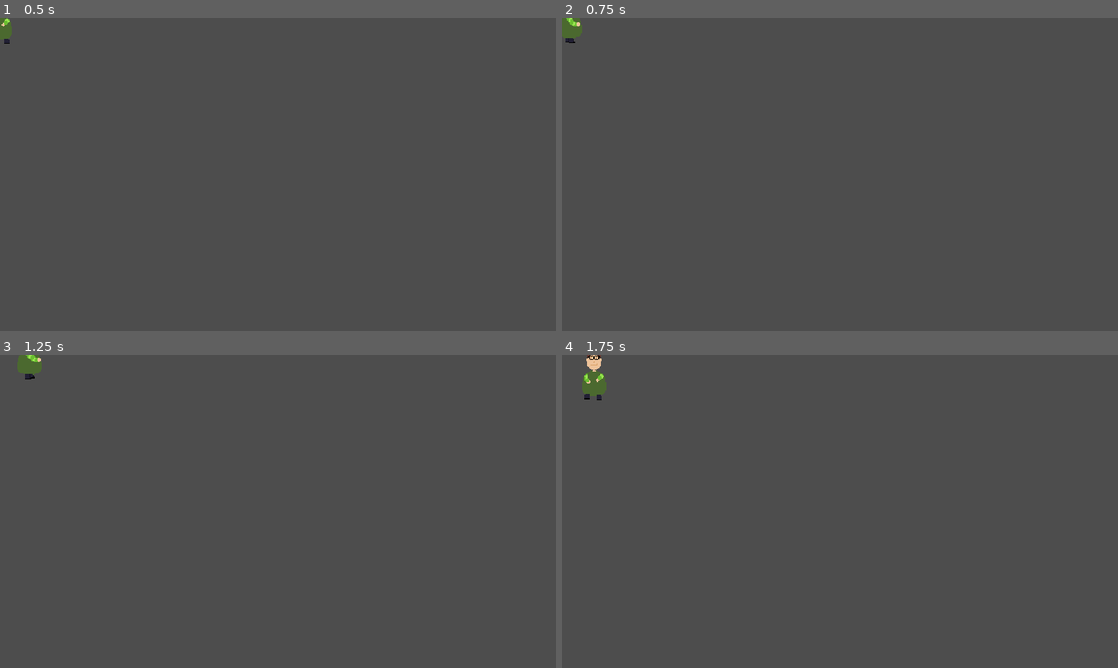
Above: before the commit, frames 1-4 (two rows, left to right).
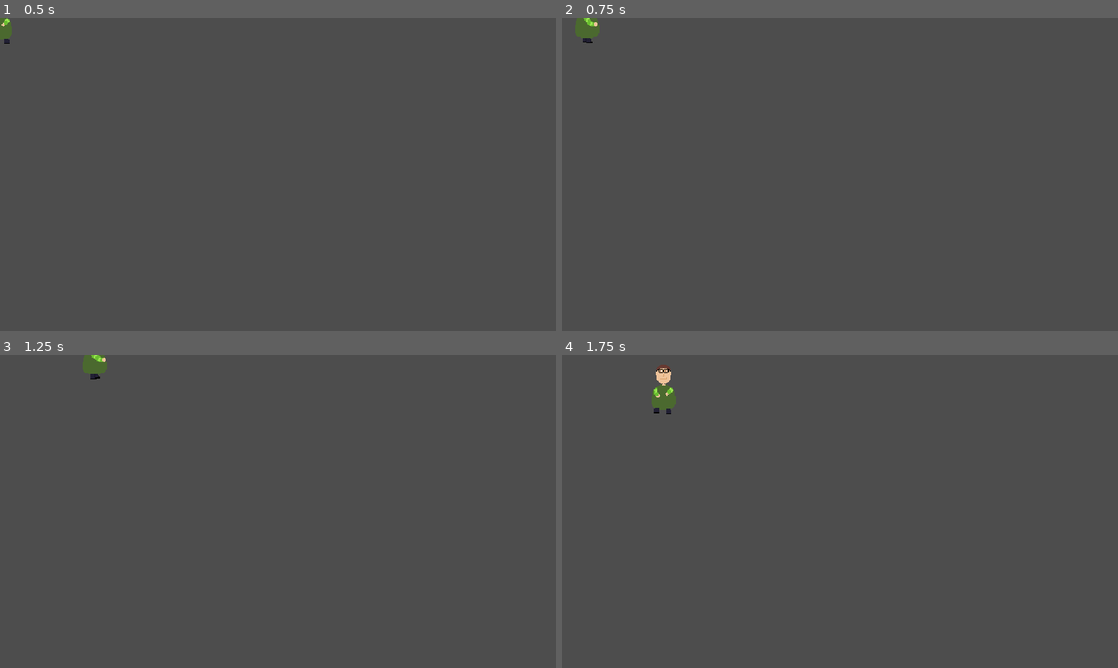
Above: after the commit, the same moments.

Repository: SirJulss/max-the-game
Game: Godot game, scene res://Scenes/Levels/Player/Player.tscn
Two runs of this game, one before a commit and one after it. Both use one fixed random seed, a clock stepped at 60 frames per second and the inputs below.
Inputs:
- Up to frame 1 (0.5 s): no input
- Up to frame 2 (0.75 s): tap Enter at 0.5 s; hold D (move_right) from 0.53 s (still down); hold Shift (sprint, bound only after the commit) from 0.53 s (still down)
- Up to frame 3 (1.25 s): keep holding D (move_right); keep holding Shift (sprint, bound only after the commit)
- Up to frame 4 (1.75 s): release D (move_right) at 1.28 s; release Shift (sprint, bound only after the commit) at 1.28 s; hold S (move_down) from 1.28 s (still down); tap Shift (sprint, bound only after the commit) at 1.35 s

Frame 1 is identical in both runs. In frame 2, 0.4% of the frame differs, in the area x 0-7%, y 0-8%; in frame 3, 0.5%; in frame 4, 0.9%, in the area x 3-21%, y 0-19%.

Commit message:
sprint & bodycheck animation

Diff:
--- /dev/null
+++ b/bodycheck.gd
@@ -0,0 +1 @@
+extends Node
--- a/project.godot
+++ b/project.godot
@@ -59,6 +59,11 @@
 "events": [Object(InputEventKey,"resource_local_to_scene":false,"resource_name":"","device":-1,"window_id":0,"alt_press …(191 unchanged characters)…
 ]
 }
+sprint={
+"deadzone": 0.2,
+"events": [Object(InputEventKey,"resource_local_to_scene":false,"resource_name":"","device":0,"window_id":0,"alt_pressed":false,"shift_pressed":false,"ctrl_pressed":false,"meta_pressed":false,"pressed":false,"keycode":0,"physical_keycode":4194325,"key_label":0,"unicode":0,"location":0,"echo":false,"script":null)
+]
+}
 
 [rendering]
 
--- a/src/state_machine/walk_state.gd
+++ b/src/state_machine/walk_state.gd
@@ -2,7 +2,8 @@
 
 @export var player: Player
 @export var animated_sprite_2d: AnimatedSprite2D
-@export var speed: int = 50
+@export var walk_speed: int = 70
+@export var sprint_speed: int = 160   # schneller laufen
 
 var animation_map := {
 	Vector2.UP: "MaxWalkUp",
@@ -18,12 +19,16 @@
 func _on_physics_process(_delta: float) -> void:
 	var direction: Vector2 = GameInputEvent.movement_input()
 
-	# Animation auswählen
+	# Sprint
+	var current_speed = walk_speed
+	if Input.is_action_pressed("sprint"):
+		current_speed = sprint_speed
+
 	if direction != Vector2.ZERO:
 		var animation_name = animation_map.get(direction, "MaxWalkDown")
 		animated_sprite_2d.play(animation_name)
 
-	player.velocity = direction * speed
+	player.velocity = direction * current_speed
 	player.move_and_slide()
 
 	if direction != Vector2.ZERO:
Binary file added: Assets/Player/bodycheck/max_bodycheck.ase
Binary file added: Assets/Player/bodycheck/max_bodycheck.png
Not shown, added: Assets/Sounds/Music/Project_70.wav.import
Not shown, added: bodycheck.gd.uid
